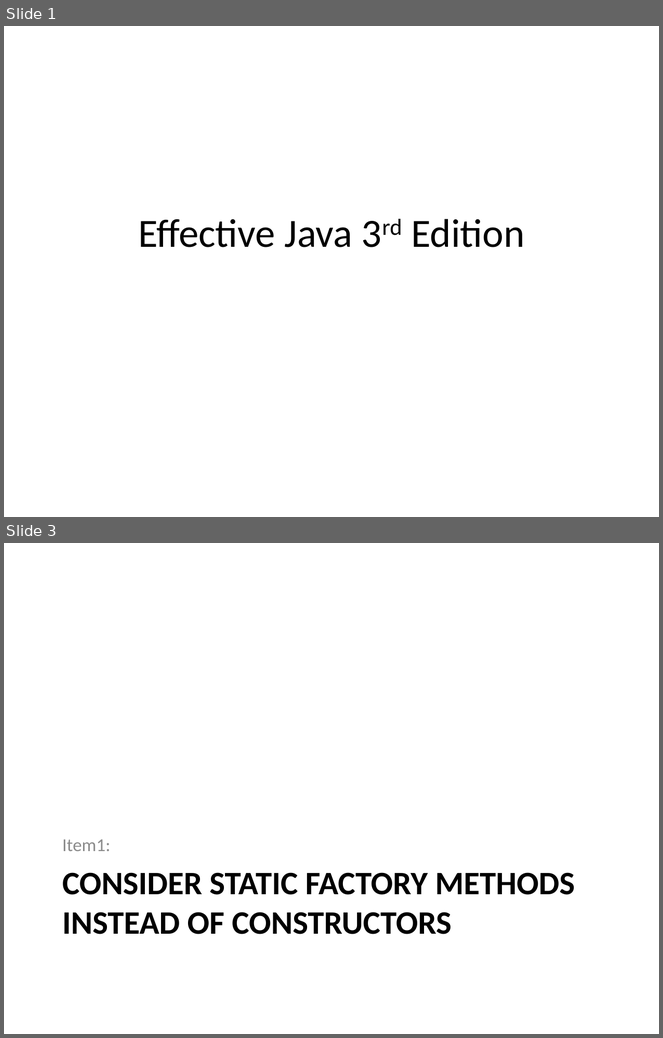
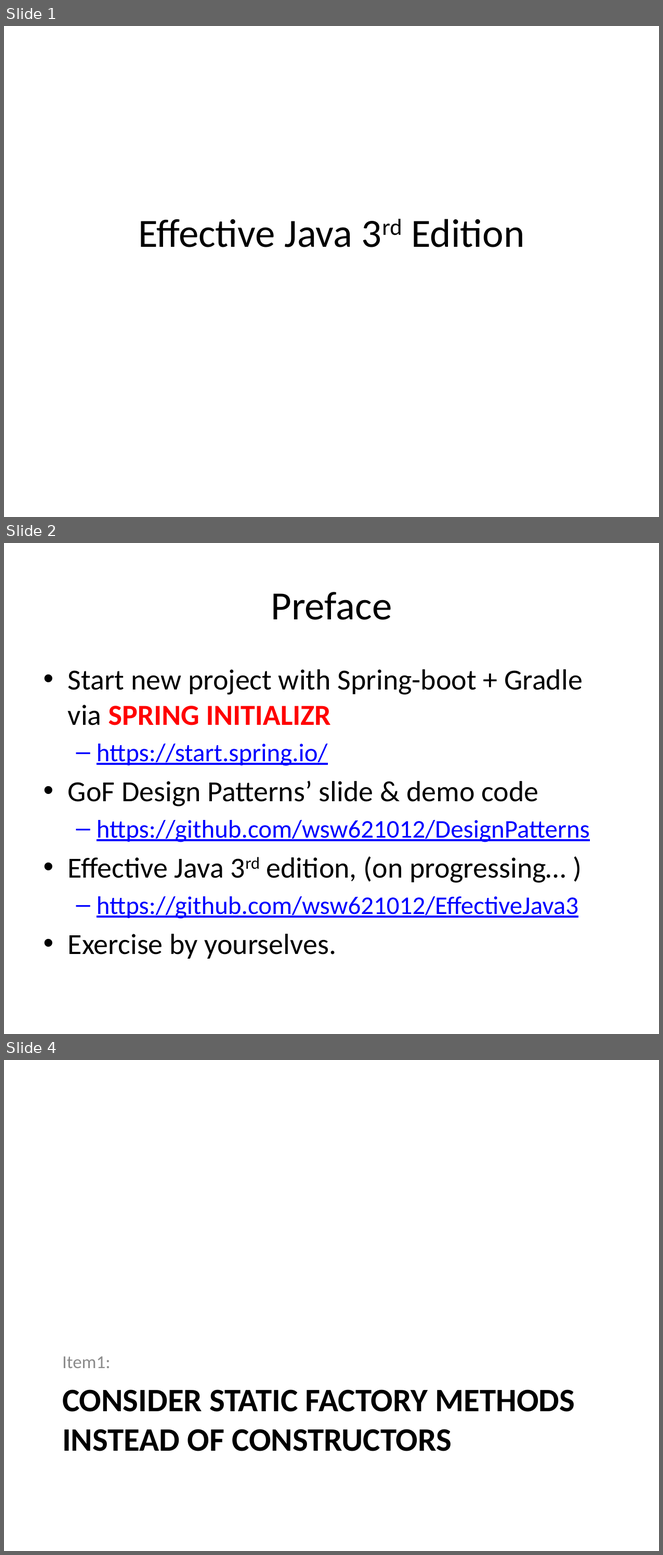
Before and after one commit to wsw621012/EffectiveJava3, a slide deck: introduction.pptx. Shown one above the other, each under a label of ours: slides 1 and 3 before the commit, slides 1, 2 and 4 after it; the slides between them are not shown. The pictures are 663x1038 and 663x1555 pixels, drawn with LibreOffice and Linux fonts; fonts in the diff are those of the drawing. Boxes give left, top, right and bottom in pixels: in the first picture for what was removed or moved away, otherwise in the second. Text is boxed around its words. In the diff, an @@ line names an element or a change of style, - is before the commit and + after.

```diff
--- a/introduction.pptx
+++ b/introduction.pptx
@@ slide 2 added at box(4, 543, 659, 1034), background #FFFFFF @@
@@ title added at box(271, 592, 392, 620), 44 pt, text #000000 @@
+Preface
@@ text added at box(68, 669, 590, 959), 32 pt, text #000000 @@
+• Start new project with Spring-boot + Gradle via SPRING INITIALIZR
+  – https://start.spring.io/
+• GoF Design Patterns’ slide & demo code
+  – https://github.com/wsw621012/DesignPatterns
+• Effective Java 3rd edition, (on progressing… )
+  – https://github.com/wsw621012/EffectiveJava3
+• Exercise by yourselves.
@@ what was slide 3 is now slide 4 @@
```
Also in this commit, not shown: 3 slides changed, 7 other slides added, 2 other files.
